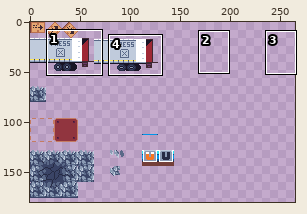
File history of a sprite sheet, res/gfx/entities.png. Above: a wide view before the commit, with the close-up outlined.
Close-up. Before the edit:
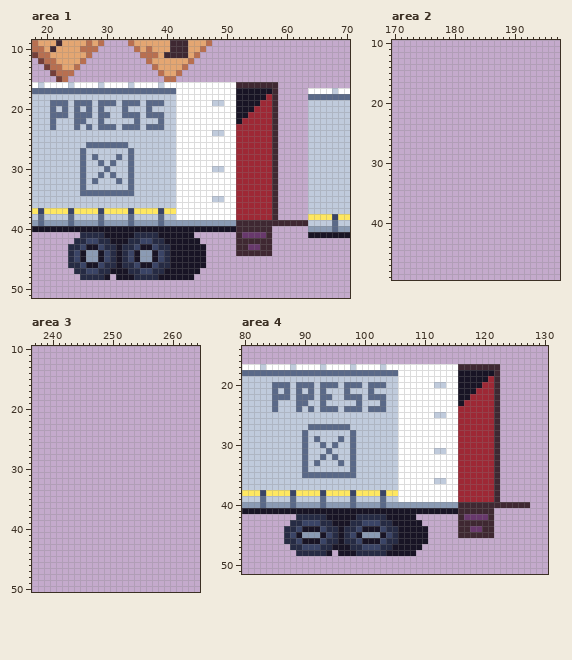
The file is 512x512 pixels. Shown: area 1: x 18..70, y 9..51; area 2: x 170..197, y 10..49; area 3: x 237..264, y 10..50; area 4: x 80..130, y 14..51. The wide view leaves out empty margins. The commit also changed other parts of the picture, which this record leaves out.
After:
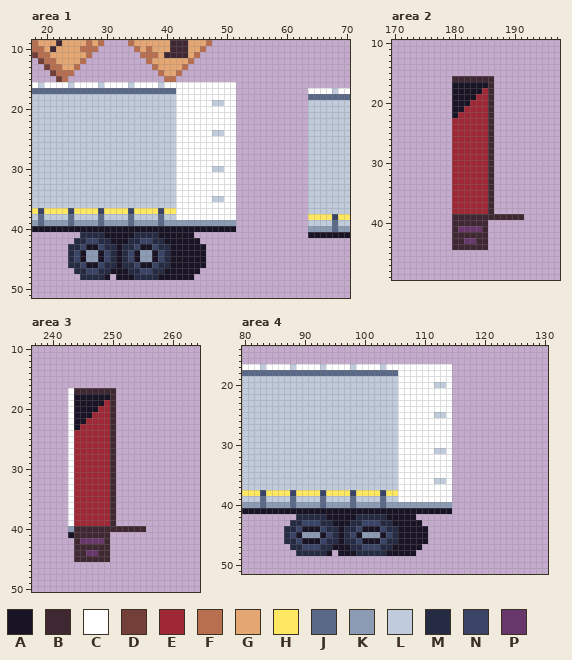
Palette (. is transparent): A #181425  B #3f2832  C #ffffff  D #743f39  E #9e2835  F #b86f50  G #e4a672  H #fee761  J #5a6988  K #8b9bb4  L #c0cbdc  M #262b44  N #3a4466  P #68386c
What changed:
Changed rows in their new state; - is an unchanged pixel.
Area 1:
first column x 21:
16 -------------------------------.......-----
17 -------------------------------.......-----
18 -------------------------------.......-----
19 LLL-LLL-LLL-LLL-LLL------------.......-----
20 L-L-L-L-L---L---L--------------.......-----
21 LLL-LLL-LL--LLL-LLL------------.......-----
22 L---LL--L-----L---L------------.......-----
23 L---L-L-LLL-LLL-LLL------------.......-----
24 -------------------------------.......-----
25 -------------------------------.......-----
26 ------LLLLLLL------------------.......-----
27 -----L-------L-----------------.......-----
28 -----L-L---L-L-----------------.......-----
29 -----L--L-L--L-----------------.......-----
30 -----L---L---L-----------------.......-----
31 -----L--L-L--L-----------------.......-----
32 -----L-L---L-L-----------------.......-----
33 -----L-------L-----------------.......-----
34 -----LLLLLLLLL-----------------.......-----
35 -------------------------------.......-----
36 -------------------------------.......-----
37 -------------------------------.......-----
38 -------------------------------.......-----
39 -------------------------------............
40 -------------------------------......------
41 -------------------------------......------
42 -------------------------------......------
43 -------------------------------......------
44 -------------------------------......------
Area 2:
first column x 180:
16 BBBBBBB-----
17 AAAAAAB-----
18 AAAAAEB-----
19 AAAAEEB-----
20 AAAEEEB-----
21 AAEEEEB-----
22 AEEEEEB-----
23 EEEEEEB-----
24 EEEEEEB-----
25 EEEEEEB-----
26 EEEEEEB-----
27 EEEEEEB-----
28 EEEEEEB-----
29 EEEEEEB-----
30 EEEEEEB-----
31 EEEEEEB-----
32 EEEEEEB-----
33 EEEEEEB-----
34 EEEEEEB-----
35 EEEEEEB-----
36 EEEEEEB-----
37 EEEEEEB-----
38 EEEEEEB-----
39 BBBBBBBBBBBB
40 BBBBBB------
41 BPPPPB------
42 BBBBBB------
43 BBPPBB------
44 BBBBBB------
Area 3:
first column x 243:
17 CBBBBBBB-----
18 CAAAAAAB-----
19 CAAAAAEB-----
20 CAAAAEEB-----
21 CAAAEEEB-----
22 CAAEEEEB-----
23 CAEEEEEB-----
24 CEEEEEEB-----
25 CEEEEEEB-----
26 CEEEEEEB-----
27 CEEEEEEB-----
28 CEEEEEEB-----
29 CEEEEEEB-----
30 CEEEEEEB-----
31 CEEEEEEB-----
32 CEEEEEEB-----
33 CEEEEEEB-----
34 CEEEEEEB-----
35 CEEEEEEB-----
36 CEEEEEEB-----
37 CEEEEEEB-----
38 CEEEEEEB-----
39 CEEEEEEB-----
40 KBBBBBBBBBBBB
41 ABBBBBB------
42 -BPPPPB------
43 -BBBBBB------
44 -BBPPBB------
45 -BBBBBB------
Area 4:
first column x 85:
17 ------------------------------........-----
18 ------------------------------........-----
19 ------------------------------........-----
20 LLL-LLL-LLL-LLL-LLL-----------........-----
21 L-L-L-L-L---L---L-------------........-----
22 LLL-LLL-LL--LLL-LLL-----------........-----
23 L---LL--L-----L---L-----------........-----
24 L---L-L-LLL-LLL-LLL-----------........-----
25 ------------------------------........-----
26 ------------------------------........-----
27 ------LLLLLLL-----------------........-----
28 -----L-------L----------------........-----
29 -----L-L---L-L----------------........-----
30 -----L--L-L--L----------------........-----
31 -----L---L---L----------------........-----
32 -----L--L-L--L----------------........-----
33 -----L-L---L-L----------------........-----
34 -----L-------L----------------........-----
35 -----LLLLLLLLL----------------........-----
36 ------------------------------........-----
37 ------------------------------........-----
38 ------------------------------........-----
39 ------------------------------........-----
40 ------------------------------.............
41 ------------------------------.......------
42 -------------------------------......------
43 -------------------------------......------
44 -------------------------------......------
45 -------------------------------......------
Where, in picture pixels (left, top, right, bottom), the same in both close-ups:
erased: (236, 82, 308, 256)
changed: (50, 100, 164, 196)
added: (452, 76, 524, 250)
added: (68, 388, 146, 562)
erased: (452, 364, 530, 538)
changed: (272, 382, 386, 478)
